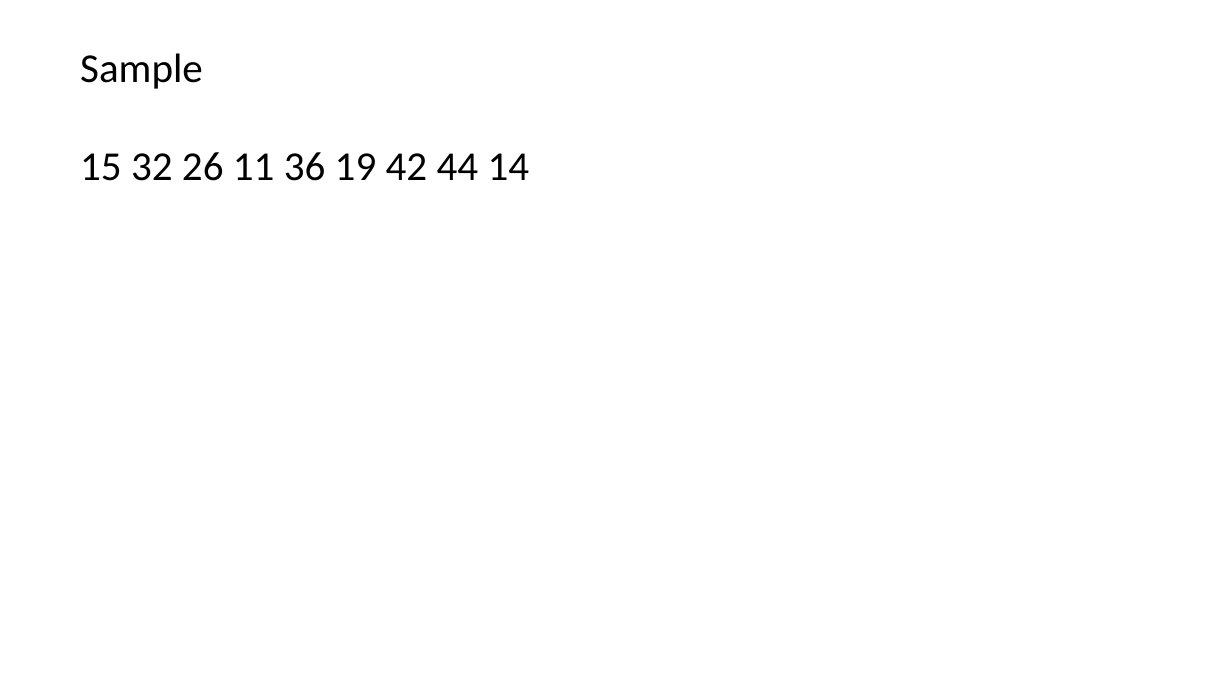
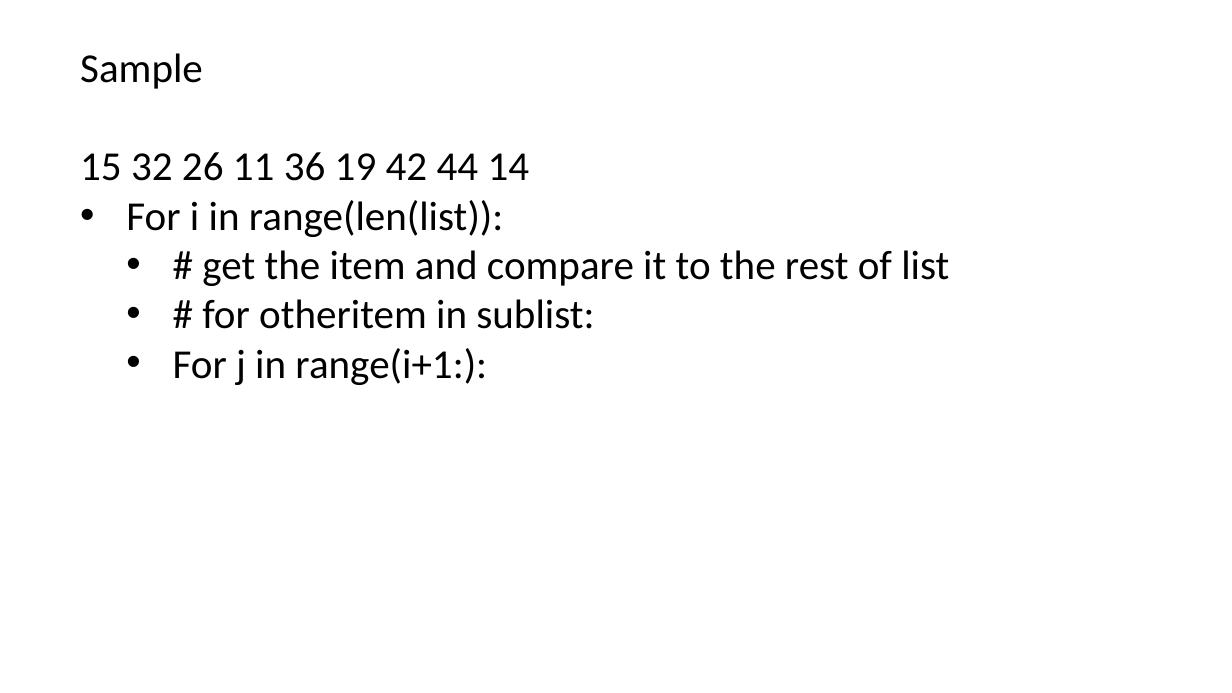
Before and after one commit to renshan2/accesspy, a slide deck: slide 3 of Section11 - Sorting/SortAlgorithms.pptx. Drawn at 1232x693 pixels with LibreOffice and Linux fonts; fonts in the diff are those of the drawing. Boxes give left, top, right and bottom in pixels: in the first picture for what was removed or moved away, otherwise in the second. Text is boxed around its words. In the diff, an @@ line names an element or a change of style, - is before the commit and + after.

```diff
--- a/Section11 - Sorting/SortAlgorithms.pptx
+++ b/Section11 - Sorting/SortAlgorithms.pptx
@@ text at [126,200,949,385]: paragraphs added @@
+• For i in range(len(list)):
+  • # get the item and compare it to the rest of list
+  • # for otheritem in sublist:
+  • For j in range(i+1:):
```
Also in this commit, not shown: 3 other files.
